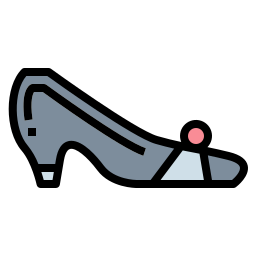
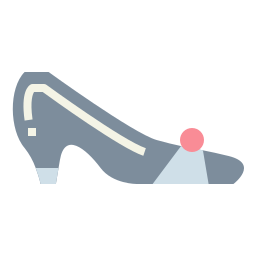
Two versions of the same layered image (256 x 256). Layer-by-layer changes:
painted on "L1" over (8, 68, 248, 188)
